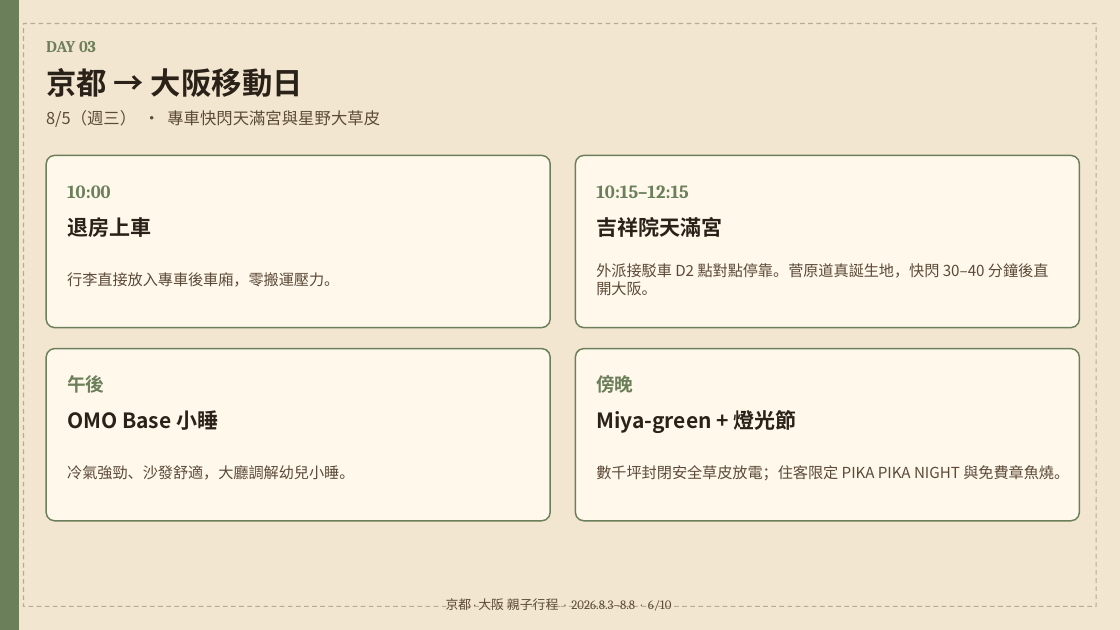
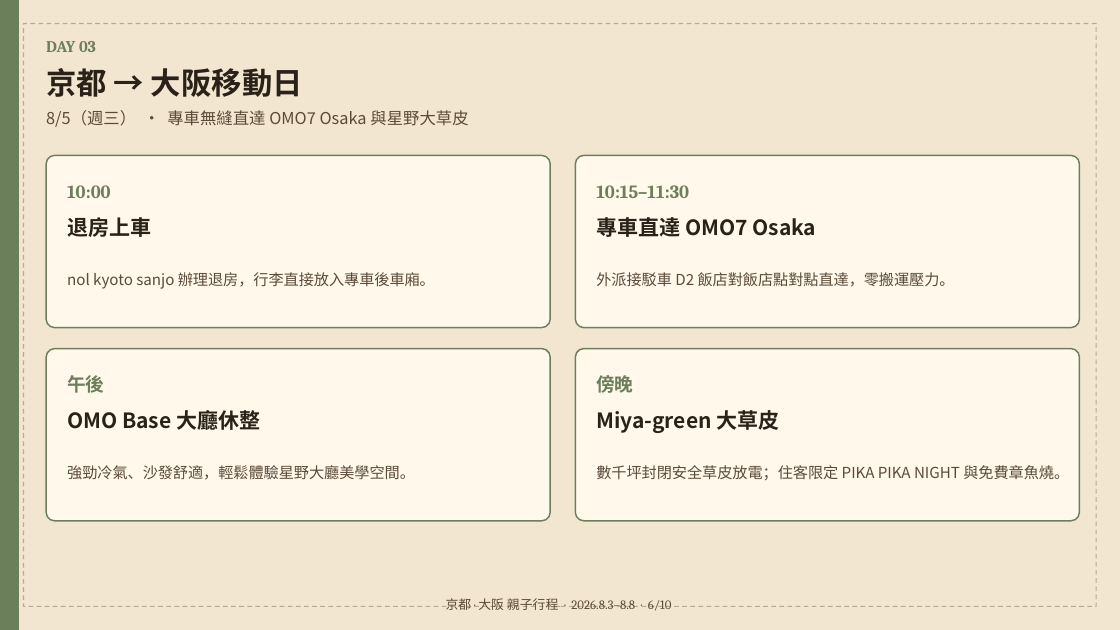
Before and after one commit to maxchan-stack/family-trip-kyoto-osaka-2026, a slide deck: slide 6 of itinerary.pptx. Drawn at 1120x630 pixels with LibreOffice and Linux fonts; fonts in the diff are those of the drawing. Boxes give left, top, right and bottom in pixels: in the first picture for what was removed or moved away, otherwise in the second. Text is boxed around its words. In the diff, an @@ line names an element or a change of style, - is before the commit and + after.

```diff
--- a/itinerary.pptx
+++ b/itinerary.pptx
@@ text at [46, 110, 468, 127]: text changed @@
-8/5（週三） · 專車快閃天滿宮與星野大草皮
+8/5（週三） · 專車無縫直達 OMO7 Osaka 與星野大草皮
@@ text at [596, 185, 689, 198]: text changed @@
-10:15–12:15
+10:15–11:30
@@ text at [596, 217, 817, 237]: text changed @@
-吉祥院天滿宮
+專車直達 OMO7 Osaka
@@ text at [67, 272, 435, 289]: text changed @@
-行李直接放入專車後車廂，零搬運壓力。
+nol kyoto sanjo 辦理退房，行李直接放入專車後車廂。
@@ text at [596, 272, 955, 287]: text changed @@
-外派接駁車 D2 點對點停靠。菅原道真誕生地，快閃 30–40 分鐘後直開大阪。
+外派接駁車 D2 飯店對飯店點對點直達，零搬運壓力。
@@ text at [67, 410, 260, 430]: text changed @@
-OMO Base 小睡
+OMO Base 大廳休整
@@ text at [596, 410, 779, 433]: text changed @@
-Miya-green + 燈光節
+Miya-green 大草皮
@@ text at [67, 465, 415, 480]: text changed @@
-冷氣強勁、沙發舒適，大廳調解幼兒小睡。
+強勁冷氣、沙發舒適，輕鬆體驗星野大廳美學空間。
```
Also in this commit, not shown: 7 other slides changed, 1 slide added, 1 slide removed, 4 other files.
